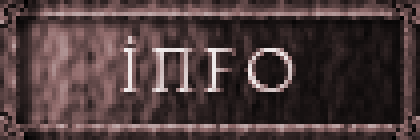
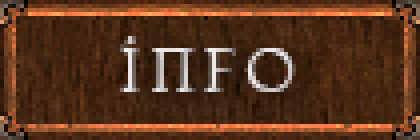
Layered file, before and after one edit (420 x 140). Changes by layer:
pixels changed over [0, 0, 420, 140] (layer not identified)
